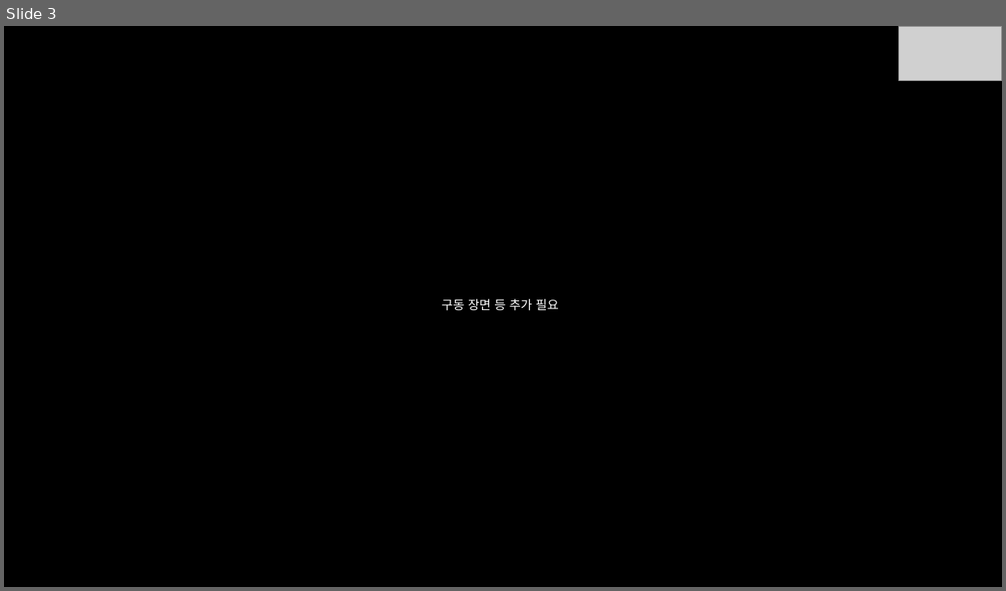
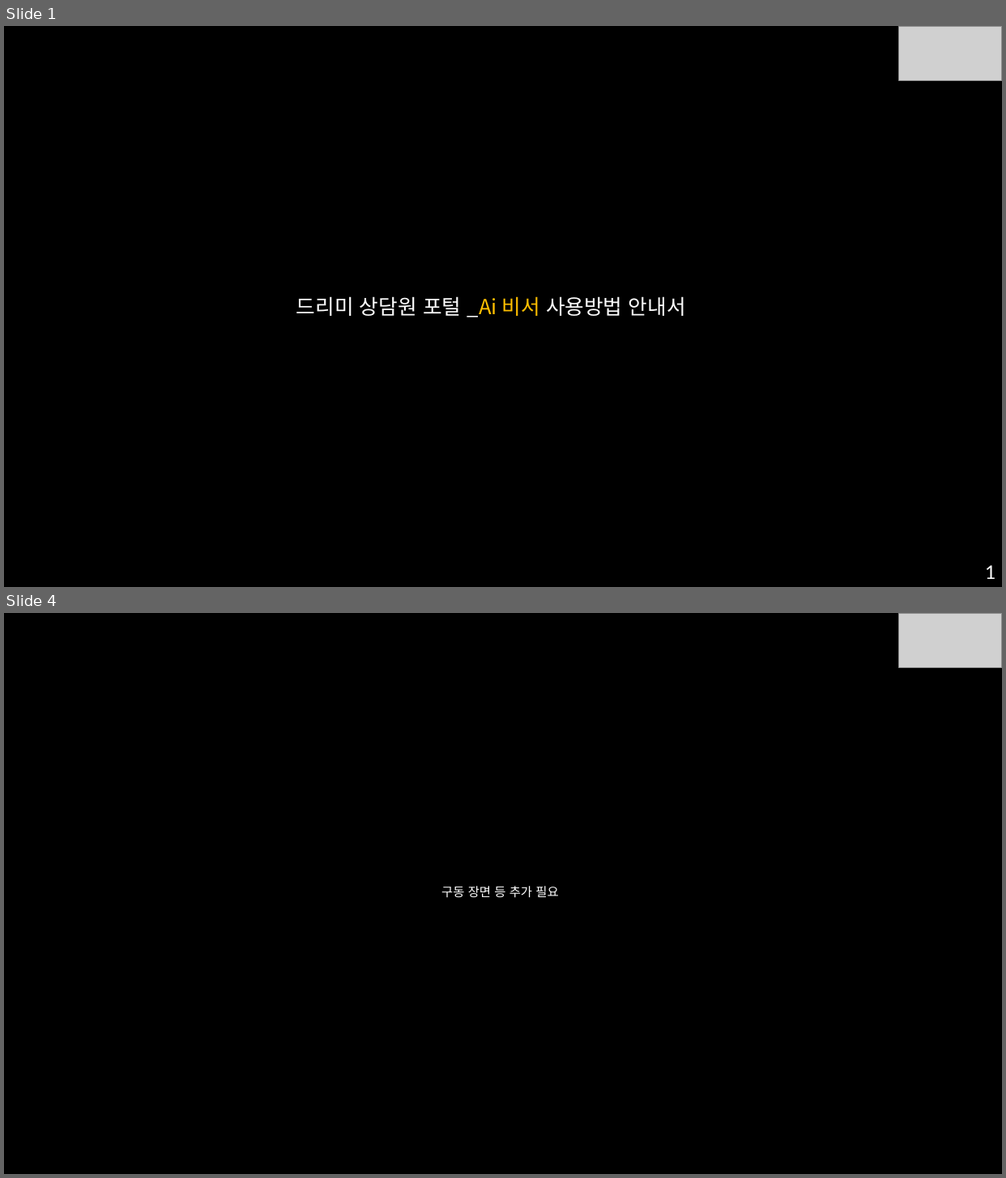
Before and after one commit to Agency8Group/eibe_cs, a slide deck: agentforum/agentforumguide.pptx. Shown one above the other, each under a label of ours: slide 3 before the commit, slides 1 and 4 after it; the slides between them are not shown. The pictures are 1006x591 and 1006x1178 pixels, drawn with LibreOffice and Linux fonts; fonts in the diff are those of the drawing; grey boxes stand for pictures; background and template pictures are left out. Boxes give left, top, right and bottom in pixels: in the first picture for what was removed or moved away, otherwise in the second. Text is boxed around its words. In the diff, an @@ line names an element or a change of style, - is before the commit and + after.

```diff
--- a/agentforum/agentforumguide.pptx
+++ b/agentforum/agentforumguide.pptx
@@ slide 1 added at (4,26,1002,587), background picture (left out) @@
@@ picture added at (898,26,1002,80) @@
@@ text added at (296,297,686,318), 20 pt, text #FFFFFF @@
+드리미 상담원 포털 _Ai 비서 사용방법 안내서
@@ text added at (985,565,995,579), 18 pt, text #FFFFFF @@
+1
@@ what was slide 3 is now slide 4 @@
```
Also in this commit, not shown: 2 slides changed, 1 other file.
